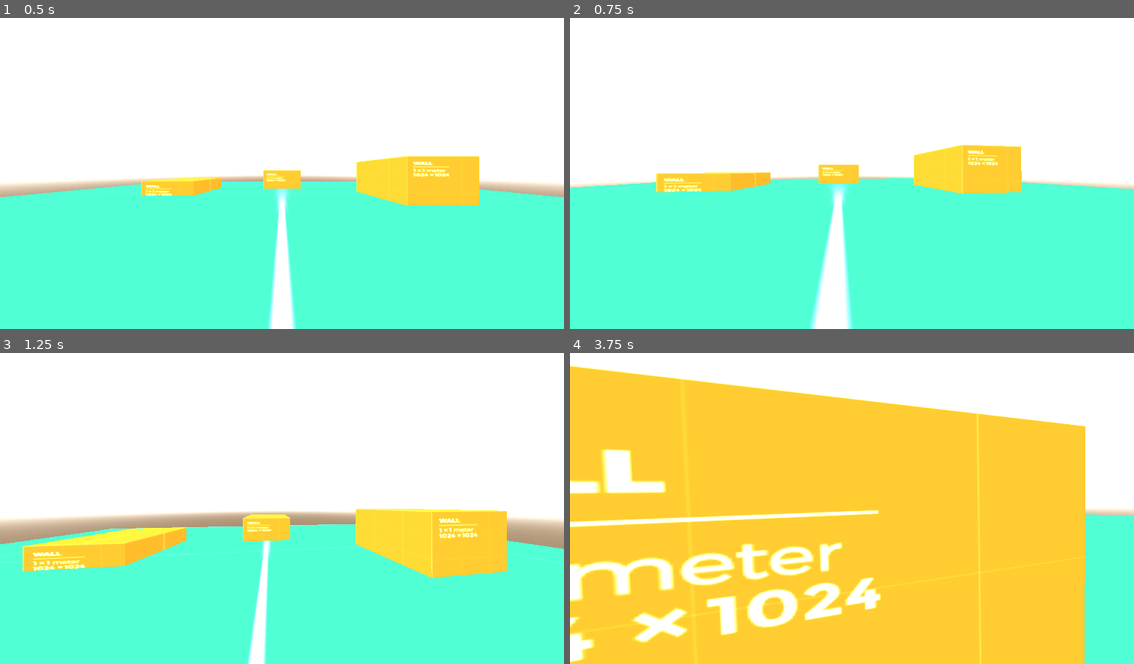
Above: before the commit, frames 1-4 (two rows, left to right).
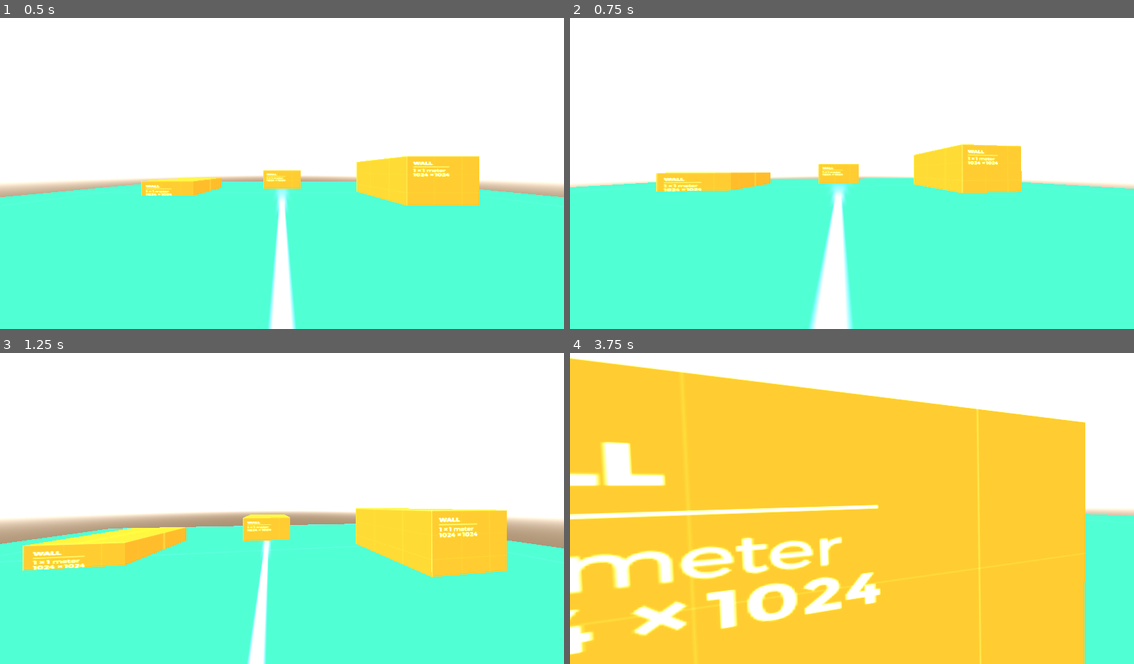
Above: after the commit, the same moments.

Repository: aru24sin/ByteSize
Game: Godot game, scene res://Levels/testLevel.tscn
The game is run twice, just before and just after one commit, with the same random seed, the same clock (stepped at 60 frames per second) and the same inputs.
Inputs (mouse positions are in pixels of both pictures, inside the frame that each line leads up to):
- Up to frame 1 (0.5 s): no input
- Up to frame 2 (0.75 s): move the mouse to (880, 170) at 0.52 s; hold W (forward) from 0.53 s (still down); hold C (crouch) from 0.53 s (still down)
- Up to frame 3 (1.25 s): keep holding W (forward); keep holding C (crouch); tap Space (jump) at 0.77 s
- Up to frame 4 (3.75 s): keep holding W (forward); move the mouse to (823, 508) at 1.27 s; release C (crouch) at 1.28 s; tap C (crouch) at 1.35, 2.3, 2.85 s; tap Space (jump) at 1.52, 3.02 s; move the mouse to (863, 499) at 2.02 s; hold Shift (sprint) 2.03-2.78 s; move the mouse to (846, 511) at 2.77 s; move the mouse to (891, 508) at 3.52 s; hold C (crouch) from 3.53 s (still down)

Frame 1 is identical in both runs. In frame 2, 0.5% of the frame differs, in the area x 0-100%, y 40-57%; in frame 3, 0.9%; in frame 4, 11%, in the area x 0-99%, y 1-100%.

Commit message:
Update player.gd

Diff:
--- a/bytesize/Character Controller/player.gd
+++ b/bytesize/Character Controller/player.gd
@@ -72,7 +72,7 @@
 	elif is_crouching:
 		speed_mult = CROUCH_MULT
 
-	var target_head_height = 0.05 if is_crouching else 1.0
+	var target_head_height = 0.01 if is_crouching else 1.0
 	$Head.position.y = lerp($Head.position.y, target_head_height, 10 * delta)
 
 	if is_on_floor():
